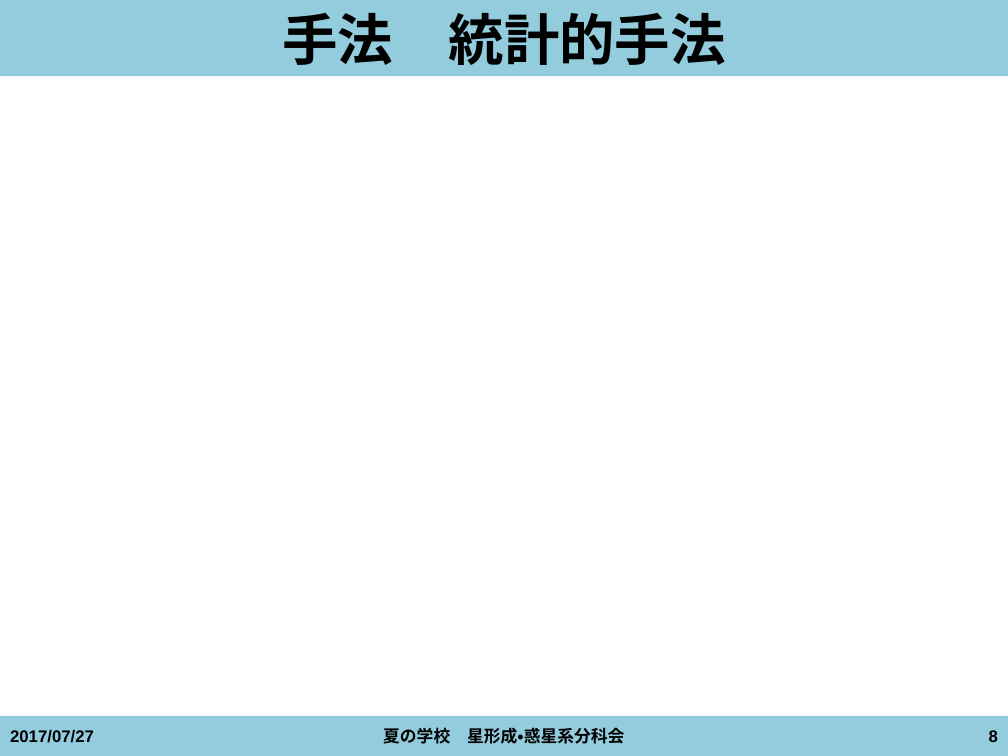
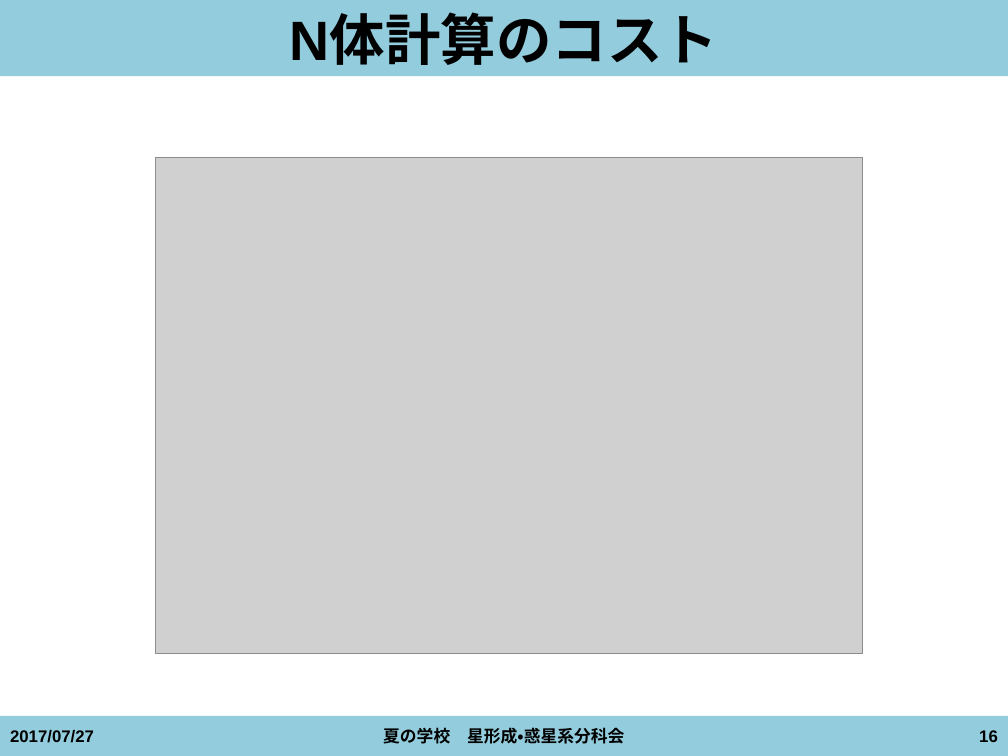
Before and after one commit to kazpc1215/Summer_School_2017, a slide deck: slide 16 of isoya20170727_ver1.pptx (slide 8 before the commit). Drawn at 1008x756 pixels with LibreOffice and Linux fonts; fonts in the diff are those of the drawing; grey boxes stand for pictures. Boxes give left, top, right and bottom in pixels: in the first picture for what was removed or moved away, otherwise in the second. Text is boxed around its words. In the diff, an @@ line names an element or a change of style, - is before the commit and + after.

```diff
--- a/isoya20170727_ver1.pptx
+++ b/isoya20170727_ver1.pptx
@@ title at [290,16,718,65]: text changed @@
-手法 統計的手法
+N体計算のコスト
@@ picture added at [155,157,863,654] @@
@@ page number at [979,730,998,742]: text changed @@
-8
+16
```
Also in this commit, not shown: 6 other slides changed, 2 slides added.
